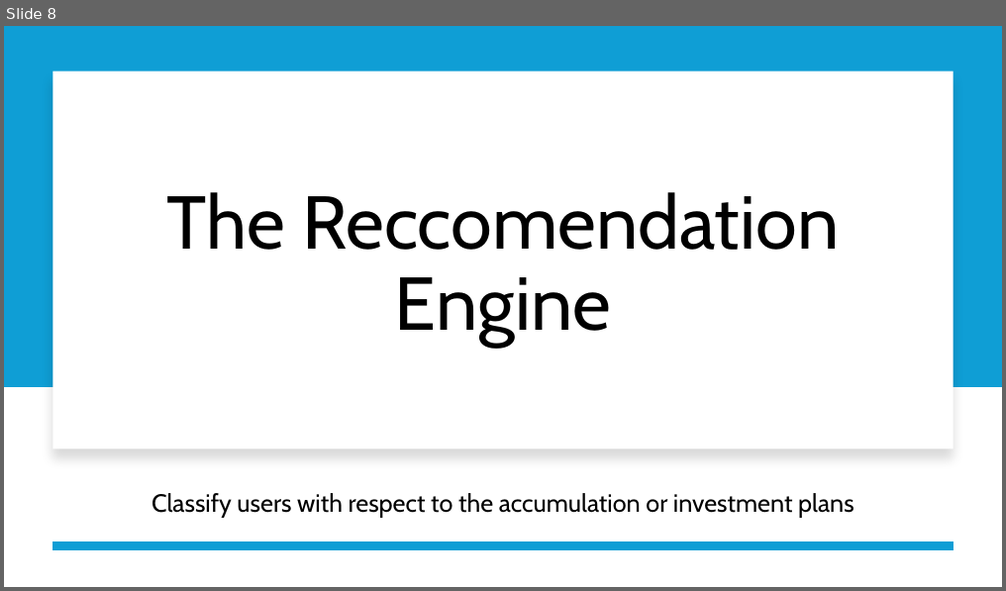
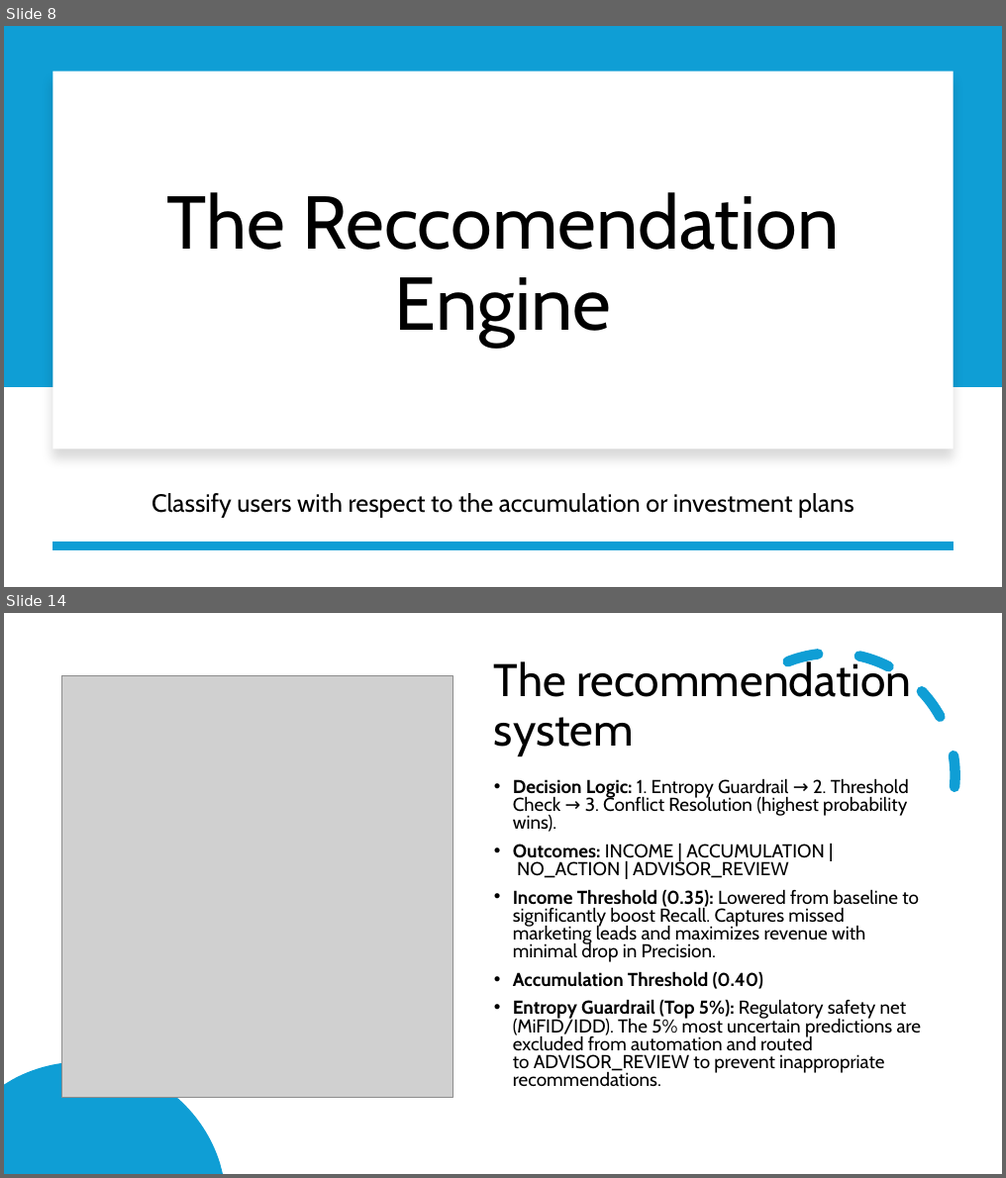
Before and after one commit to Smael-olk/Fintech, a slide deck: Business Case 2/Presentation Business Case 2.pptx. Shown one above the other, each under a label of ours: slide 8 before the commit, slides 8 and 14 after it; the slides between them are not shown. The pictures are 1006x591 and 1006x1178 pixels, drawn with LibreOffice and Linux fonts; fonts in the diff are those of the drawing; grey boxes stand for pictures. Boxes give left, top, right and bottom in pixels: in the first picture for what was removed or moved away, otherwise in the second. Text is boxed around its words. In the diff, an @@ line names an element or a change of style, - is before the commit and + after.

```diff
--- a/Business Case 2/Presentation Business Case 2.pptx
+++ b/Business Case 2/Presentation Business Case 2.pptx
@@ slide 14 added at (x1=4, y1=613, x2=1002, y2=1174), background #FFFFFF @@
@@ arc (boxed as its full ellipse) added at (x1=671, y1=614, x2=995, y2=938), outline #0F9ED5 10 pt dashed @@
@@ title added at (x1=494, y1=658, x2=911, y2=757), 44 pt, text #000000 @@
+The recommendation system
@@ picture added at (x1=61, y1=676, x2=452, y2=1097) @@
@@ text added at (x1=513, y1=778, x2=922, y2=1087), 18 pt, text #000000 @@
+• Decision Logic: 1. Entropy Guardrail → 2. Threshold Check → 3. Conflict Resolution (highest probability wins).
+• Outcomes: INCOME | ACCUMULATION | NO_ACTION | ADVISOR_REVIEW
+• Income Threshold (0.35): Lowered from baseline to significantly boost Recall. Captures missed marketing leads and maximizes revenue with minimal drop in Precision.
+• Accumulation Threshold (0.40)
+• Entropy Guardrail (Top 5%): Regulatory safety net (MiFID/IDD). The 5% most uncertain predictions are excluded from automation and routed to ADVISOR_REVIEW to prevent inappropriate recommendations.
@@ freeform shape added at (x1=4, y1=1062, x2=223, y2=1174), fill #0F9ED5 @@
```
Also in this commit, not shown: 3 slides changed, 2 other slides added, 2 slides removed.
